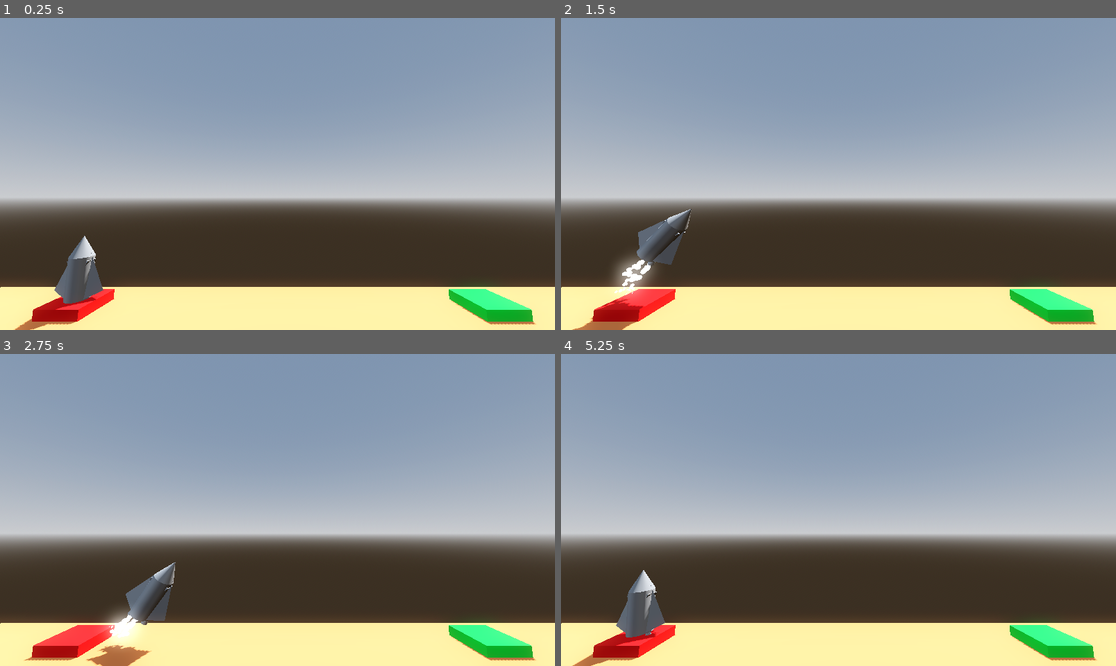
Above: before the commit, frames 1-4 (two rows, left to right).
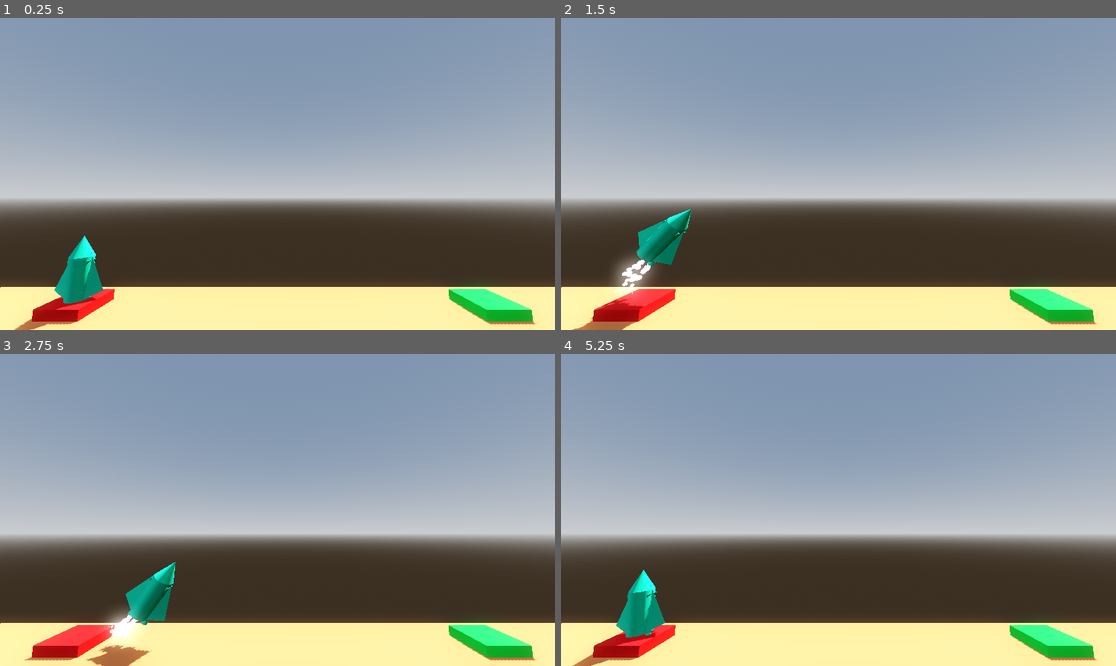
Above: after the commit, the same moments.

Repository: roomno17/project-boost
Game: Godot game, scene res://levels/level.tscn
Two runs of this game, one before a commit and one after it. Both use one fixed random seed, a clock stepped at 60 frames per second and the inputs below.
Inputs:
- Up to frame 1 (0.25 s): no input
- Up to frame 2 (1.5 s): tap Enter at 0.5 s; hold D (rright) 0.53-1.28 s; hold Space (space) 0.53-1.28 s; hold A (rleft) from 1.28 s (still down); tap Space (space) at 1.35 s
- Up to frame 3 (2.75 s): release A (rleft) at 2.03 s; hold D (rright) from 2.03 s (still down); hold Space (space) from 2.03 s (still down)
- Up to frame 4 (5.25 s): release Space (space) at 2.78 s; tap Space (space) at 2.85, 4.35 s; release D (rright) at 3.53 s; hold Space (space) 3.53-4.28 s; hold A (rleft) from 3.53 s (still down); hold Space (space) from 5.03 s (still down)

The runs differ from the first frame. In frame 1, 1.1% of the frame differs, in the area x 9-19%, y 69-92%; in frame 2, 1.0%; in frame 3, 1.0%; in frame 4, 1.1%, in the area x 9-19%, y 69-91%.

Commit message:
changed rocket color

Diff:
--- a/player/player.tscn
+++ b/player/player.tscn
@@ -9,6 +9,9 @@
 [ext_resource type="PackedScene" path="res://particles/explosion_particles.tscn" id="7_rgyib"]
 
 [sub_resource type="CylinderMesh" id="CylinderMesh_g1dw6"]
+
+[sub_resource type="StandardMaterial3D" id="StandardMaterial3D_boad6"]
+albedo_color = Color(0, 0.88235295, 0.6627451, 1)
 
 [sub_resource type="CylinderShape3D" id="CylinderShape3D_oul6g"]
 
@@ -36,6 +39,7 @@
 
 [node name="MeshInstance3D" type="MeshInstance3D" parent="."]
 mesh = SubResource("CylinderMesh_g1dw6")
+surface_material_override/0 = SubResource("StandardMaterial3D_boad6")
 
 [node name="CollisionShape3D" type="CollisionShape3D" parent="."]
 shape = SubResource("CylinderShape3D_oul6g")
@@ -68,25 +72,31 @@
 [node name="MeshInstance3D2" type="MeshInstance3D" parent="."]
 transform = Transform3D(1, 0, 0, 0, 1, 0, 0, 0, 1, 0, 1.5005519, 0)
 mesh = SubResource("CylinderMesh_boad6")
+surface_material_override/0 = SubResource("StandardMaterial3D_boad6")
 
 [node name="MeshInstance3D4" type="MeshInstance3D" parent="."]
 transform = Transform3D(1, 0, 0, 0, 1, 0, 0, 0, 1, 0, -1.0093117, 0)
 mesh = SubResource("CylinderMesh_rgyib")
+surface_material_override/0 = SubResource("StandardMaterial3D_boad6")
 
 [node name="MeshInstance3D6" type="MeshInstance3D" parent="."]
 transform = Transform3D(1, 0, 0, 0, 1, 0, 0, 0, 1, -0.4, -1.009, 0)
 mesh = SubResource("CylinderMesh_rgyib")
+surface_material_override/0 = SubResource("StandardMaterial3D_boad6")
 
 [node name="MeshInstance3D5" type="MeshInstance3D" parent="."]
 transform = Transform3D(1, 0, 0, 0, 1, 0, 0, 0, 1, 0.4, -1.009, 0)
 mesh = SubResource("CylinderMesh_rgyib")
+surface_material_override/0 = SubResource("StandardMaterial3D_boad6")
 
 [node name="MeshInstance3D3" type="MeshInstance3D" parent="."]
 transform = Transform3D(-1.1281353e-08, 0.91641164, 0.80047417, -2.8776272e-08, 0.40023708, -1.8328233, -0.5, -4.371139e-08, 8.742278e-08, 0.34827495, 0.091778696, 0)
 mesh = SubResource("PrismMesh_hg6s5")
+surface_material_override/0 = SubResource("StandardMaterial3D_boad6")
 
 [node name="MeshInstance3D7" type="MeshInstance3D" parent="."]
 transform = Transform3D(-2.1855694e-08, -0.9163627, 0.8006981, 0, 0.40034905, 1.8327254, -0.5, 4.0055486e-08, -3.4999626e-08, -0.348, 0.092, 0)
 mesh = SubResource("PrismMesh_hg6s5")
+surface_material_override/0 = SubResource("StandardMaterial3D_boad6")
 
 [connection signal="body_entered" from="." to="." method="_on_body_entered"]
Not shown: 1 places in player/player.tscn that only renumber resources
